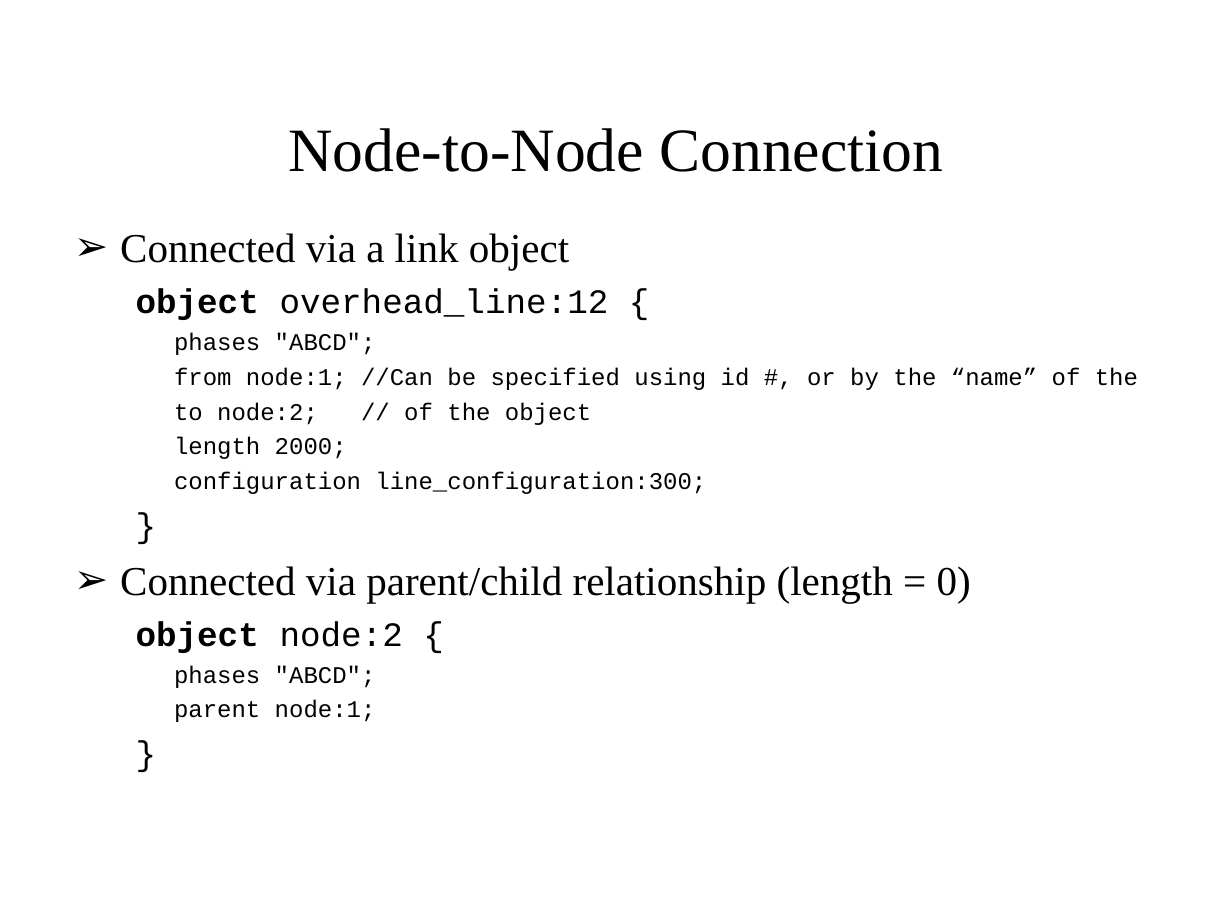
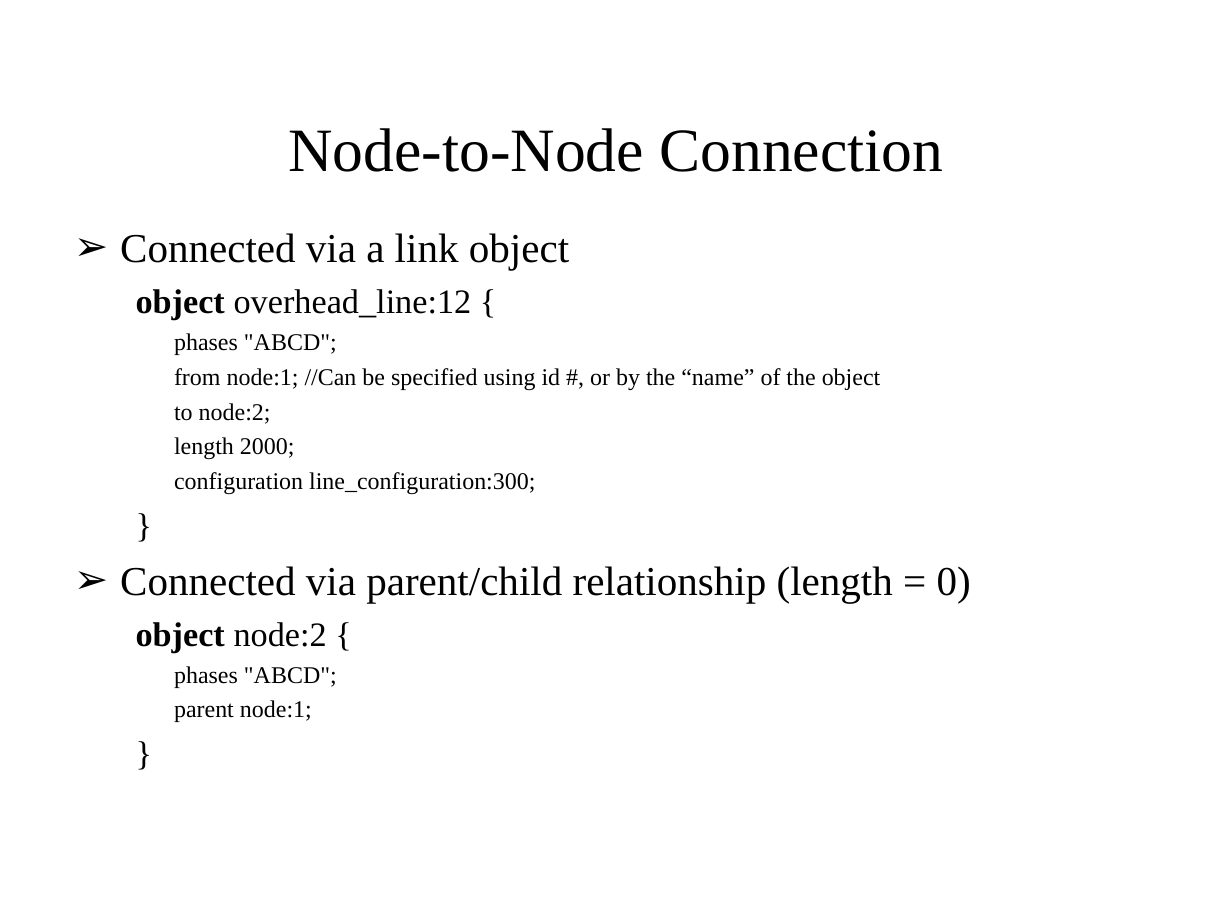
Before and after one commit to gridlab-d/course, a slide deck: slide 70 of FourDayCourse/4.1 - Powerflow Module.ppt (slide 72 before the commit). Drawn at 1232x924 pixels with LibreOffice and Linux fonts; fonts in the diff are those of the drawing. Boxes give left, top, right and bottom in pixels: in the first picture for what was removed or moved away, otherwise in the second. Text is boxed around its words. In the diff, an @@ line names an element or a change of style, - is before the commit and + after.

```diff
--- a/FourDayCourse/4.1 - Powerflow Module.ppt
+++ b/FourDayCourse/4.1 - Powerflow Module.ppt
@@ text at bbox=[136, 289, 535, 722]: font Courier New to Times New Roman in "object overhead_line:12 {", "phases "ABCD";", "length 2000;", "configuration line_configuration:300;" and 5 more places @@
@@ text at bbox=[174, 368, 881, 424]: text changed; font Courier New to Times New Roman @@
-  from node:1; //Can be specified using id #, or by the “name” of the
-  to node:2; // of the object
+  from node:1; //Can be specified using id #, or by the “name” of the object
+  to node:2;
```
Also in this commit, not shown: 30 other slides changed, 2 slides added, 5 slides removed.
